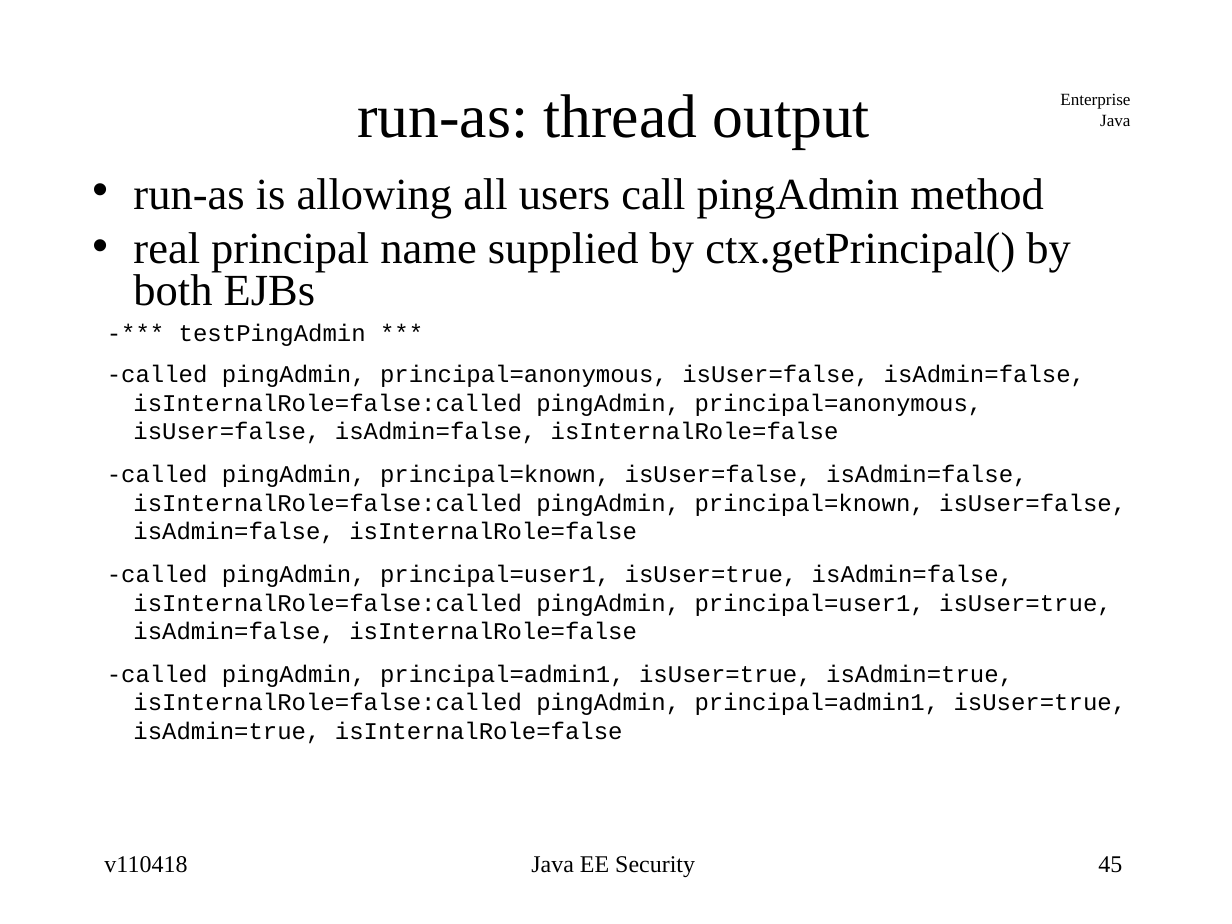
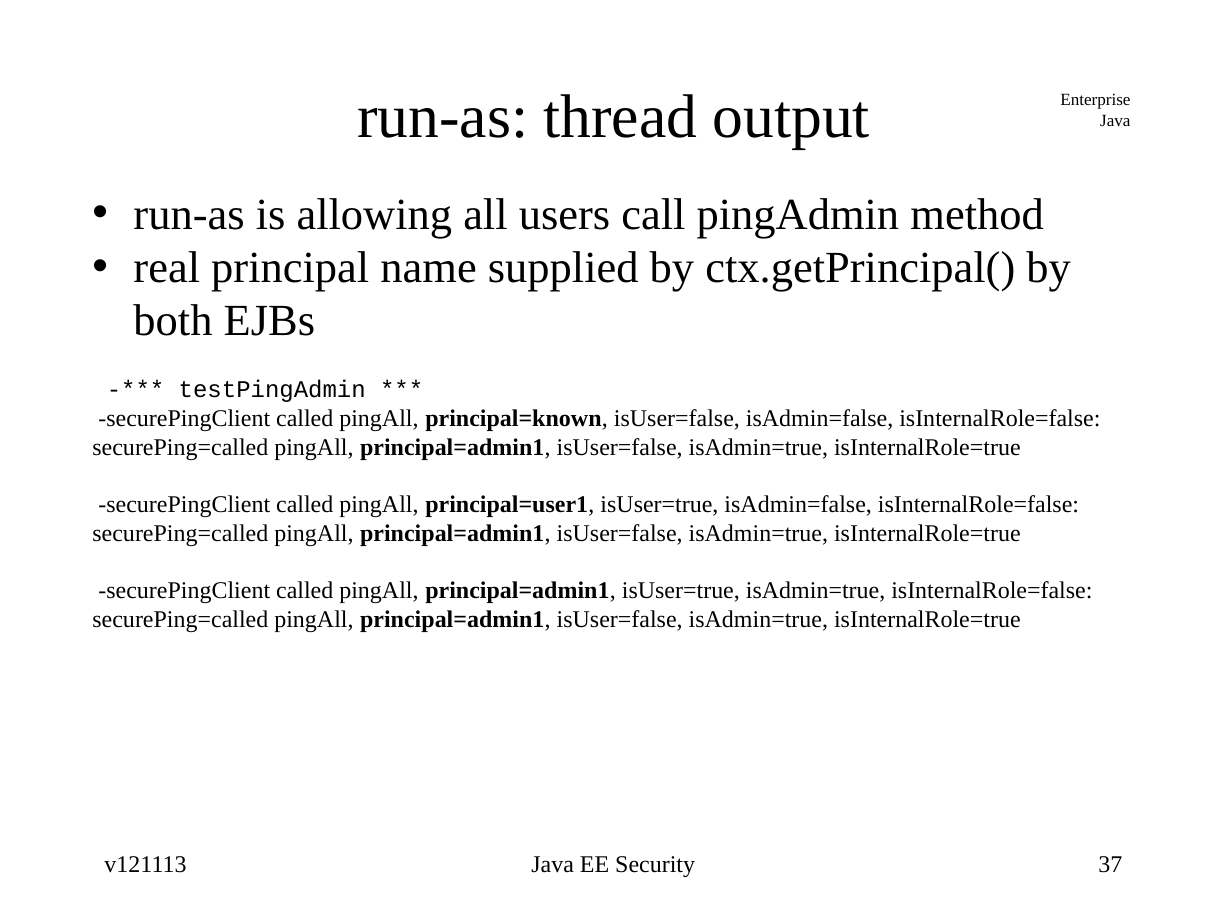
Before and after one commit to jcstaff/ejava-javaee, a slide deck: slide 37 of securePing/src/site/resources/lectures/javaeeSecurity.ppt (slide 45 before the commit). Drawn at 1232x924 pixels with LibreOffice and Linux fonts; fonts in the diff are those of the drawing. Boxes give left, top, right and bottom in pixels: in the first picture for what was removed or moved away, otherwise in the second. Text is boxed around its words. In the diff, an @@ line names an element or a change of style, - is before the commit and + after.

```diff
--- a/securePing/src/site/resources/lectures/javaeeSecurity.ppt
+++ b/securePing/src/site/resources/lectures/javaeeSecurity.ppt
@@ text at (x1=133, y1=198, x2=1070, y2=402): line spacing 0.58 to 1; less space between paragraphs; line spacing 0.79 to 1; line spacing 0.6 to 1 @@
@@ text at (x1=92, y1=409, x2=1100, y2=632): text changed; font Courier New to Times New Roman @@
--called pingAdmin, principal=anonymous, isUser=false, isAdmin=false, isInternalRole=false:called pingAdmin, principal=anonymous, isUser=false, isAdmin=false, isInternalRole=false
--called pingAdmin, principal=known, isUser=false, isAdmin=false, isInternalRole=false:called pingAdmin, principal=known, isUser=false, isAdmin=false, isInternalRole=false
--called pingAdmin, principal=user1, isUser=true, isAdmin=false, isInternalRole=false:called pingAdmin, principal=user1, isUser=true, isAdmin=false, isInternalRole=false
--called pingAdmin, principal=admin1, isUser=true, isAdmin=true, isInternalRole=false:called pingAdmin, principal=admin1, isUser=true, isAdmin=true, isInternalRole=false
+-securePingClient called pingAll, principal=known, isUser=false, isAdmin=false, isInternalRole=false:
+securePing=called pingAll, principal=admin1, isUser=false, isAdmin=true, isInternalRole=true
+-securePingClient called pingAll, principal=user1, isUser=true, isAdmin=false, isInternalRole=false:
+securePing=called pingAll, principal=admin1, isUser=false, isAdmin=true, isInternalRole=true
+-securePingClient called pingAll, principal=admin1, isUser=true, isAdmin=true, isInternalRole=false:
+securePing=called pingAll, principal=admin1, isUser=false, isAdmin=true, isInternalRole=true
@@ text at (x1=104, y1=856, x2=186, y2=873): text changed @@
-v110418
+v121113
@@ page number at (x1=1098, y1=856, x2=1122, y2=873): text changed @@
-45
+37
```
Also in this commit, not shown: 32 other slides changed, 6 slides added, 14 slides removed.
